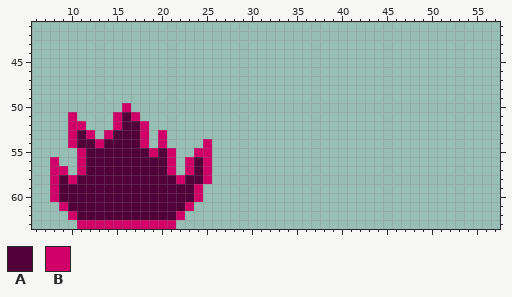
Pixel-art sprite -- sprites/s_fire/d1859be0-7ae8-4aaf-b9b4-c1d12b48a001.png. The picture above was drawn from the file before the commit.
The file is 64x64 pixels. Shown: x 6..57, y 41..63. The old version is drawn lined up with the new one.
Palette (. is transparent): A #51003a  B #d10069
Pixels before, first column x 8:
50 ........B.........
51 ..B....BAB........
52 ..BB...BAAB.......
53 ..BAB.BAAAB.B.....
54 ..BAABAAAAB.B....B
55 ...BAAAAAAABAB..BB
56 B..BAAAAAAAAAB.BAB
57 BB.BAAAAAAAAAB.BAB
58 BABAAAAAAAAAAABAAB
59 BAAAAAAAAAAAAAAAB.
60 BAAAAAAAAAAAAAAAB.
61 .BAAAAAAAAAAAAAB..
62 ..BAAAAAAAAAAAB...
63 ...BBBBBBBBBBB....
After:
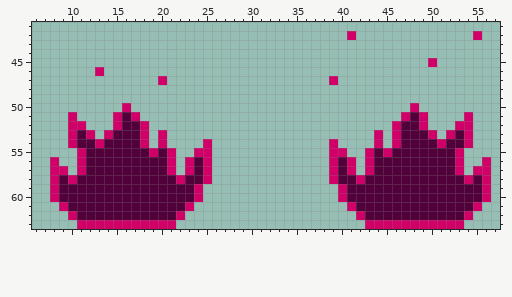
What changed:
whole drawing moved by -15,+0 (the old picture is shown already moved)
y 42: x 41 . -> B; x 55 . -> B
y 45: x 50 . -> B
y 46: x 13 . -> B
y 47: x 20 . -> B; x 39 . -> B
y 50: x 48 . -> B
y 51: x 47..49 ... -> BAB; x 54 . -> B
y 52: x 46..49 .... -> BAAB; x 53..54 .. -> BB
y 53: x 44 . -> B; x 46..50 ..... -> BAAAB; x 52..54 ... -> BAB
y 54: x 39 . -> B; x 44 . -> B; x 46..54 ......... -> BAAAABAAB
y 55: x 39..40 .. -> BB; x 43..53 ........... -> BABAAAAAAAB
y 56: x 39..41 ... -> BAB; x 43..53 ........... -> BAAAAAAAAAB; x 56 . -> B
y 57: x 39..41 ... -> BAB; x 43..53 ........... -> BAAAAAAAAAB; x 55..56 .. -> BB
y 58: x 39..56 .................. -> BAABAAAAAAAAAAABAB
y 59..60: x 40..56 ................. -> BAAAAAAAAAAAAAAAB
y 61: x 41..55 ............... -> BAAAAAAAAAAAAAB
y 62: x 42..54 ............. -> BAAAAAAAAAAAB
y 63: x 43..53 ........... -> BBBBBBBBBBB
Changed places in both pictures, as pixel boxes (x1, y1, x2, y2):
added: (347, 31, 356, 40)
added: (473, 31, 482, 40)
added: (428, 58, 437, 67)
added: (95, 67, 104, 76)
added: (158, 76, 167, 85)
added: (329, 76, 338, 85)
added: (329, 103, 491, 229)
